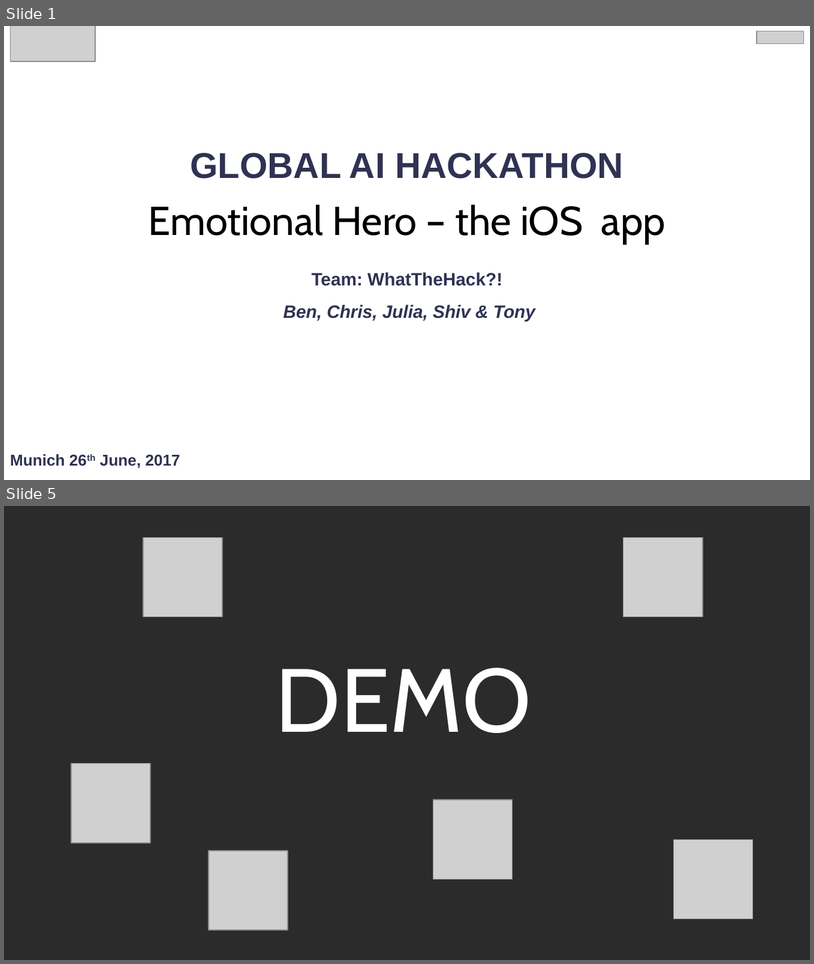
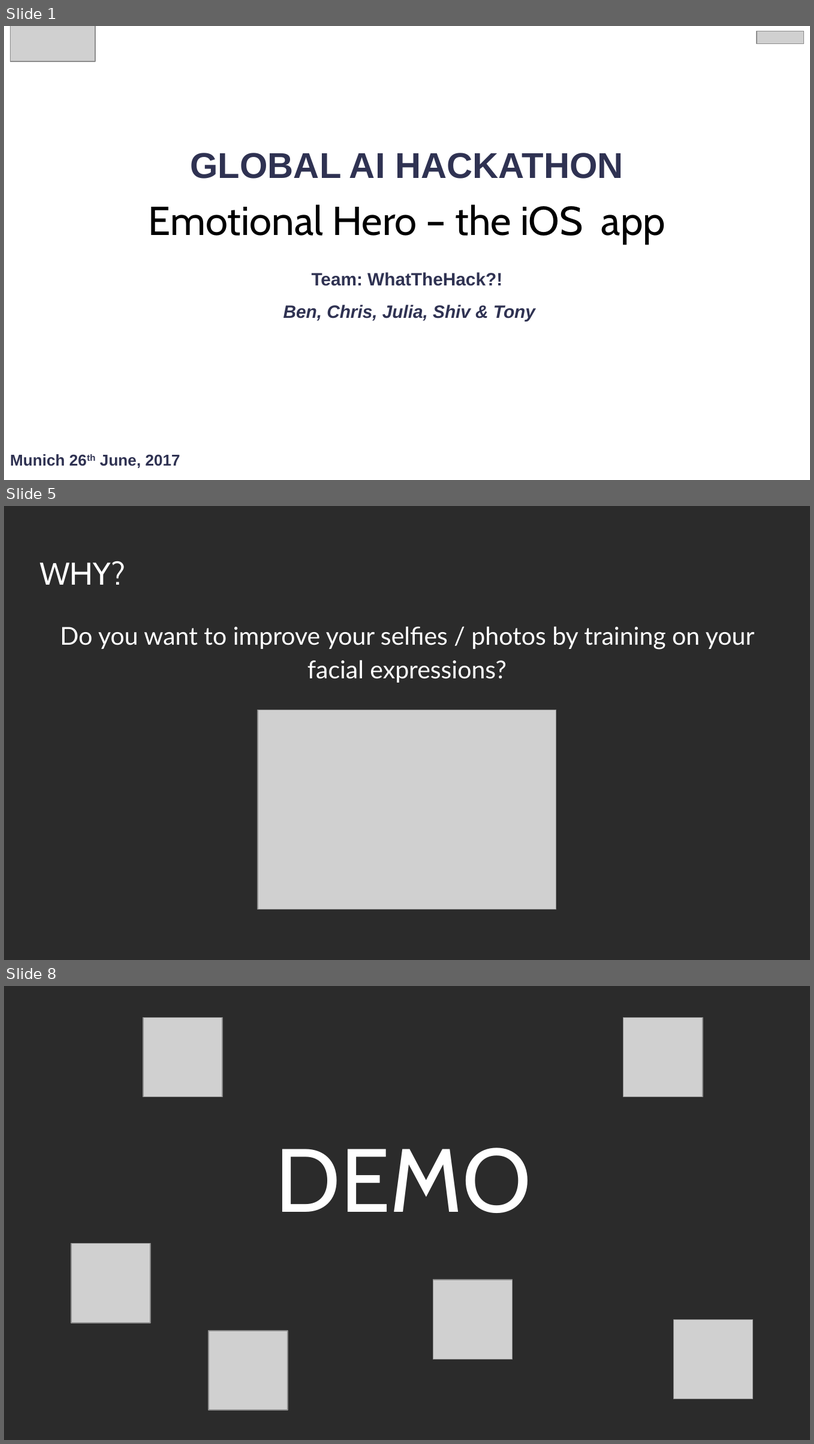
Before and after one commit to b3nk4n/AI-Hackathon, a slide deck: docs/AI Hackathon - Presentation.pptx. Shown one above the other, each under a label of ours: slides 1 and 5 before the commit, slides 1, 5 and 8 after it; the slides between them are not shown. The pictures are 814x964 and 814x1444 pixels, drawn with LibreOffice and Linux fonts; fonts in the diff are those of the drawing; grey boxes stand for pictures; background and template pictures are left out; a plain dark background stands for a picture behind light text. Boxes give left, top, right and bottom in pixels: in the first picture for what was removed or moved away, otherwise in the second. Text is boxed around its words. In the diff, an @@ line names an element or a change of style, - is before the commit and + after.

```diff
--- a/docs/AI Hackathon - Presentation.pptx
+++ b/docs/AI Hackathon - Presentation.pptx
@@ slide 5 added at (4, 506, 810, 960), background picture (left out) @@
@@ title added at (39, 561, 125, 585), 28 pt, text #FFFFFF @@
+WHY?
@@ text added at (60, 626, 755, 682), 22 pt, text #FFFFFF @@
+Do you want to improve your selfies / photos by training on your facial expressions?
@@ picture added at (258, 710, 557, 909) @@
@@ what was slide 5 is now slide 8 @@
```
Also in this commit, not shown: 5 slides changed, 4 other slides added, 1 slide removed.
